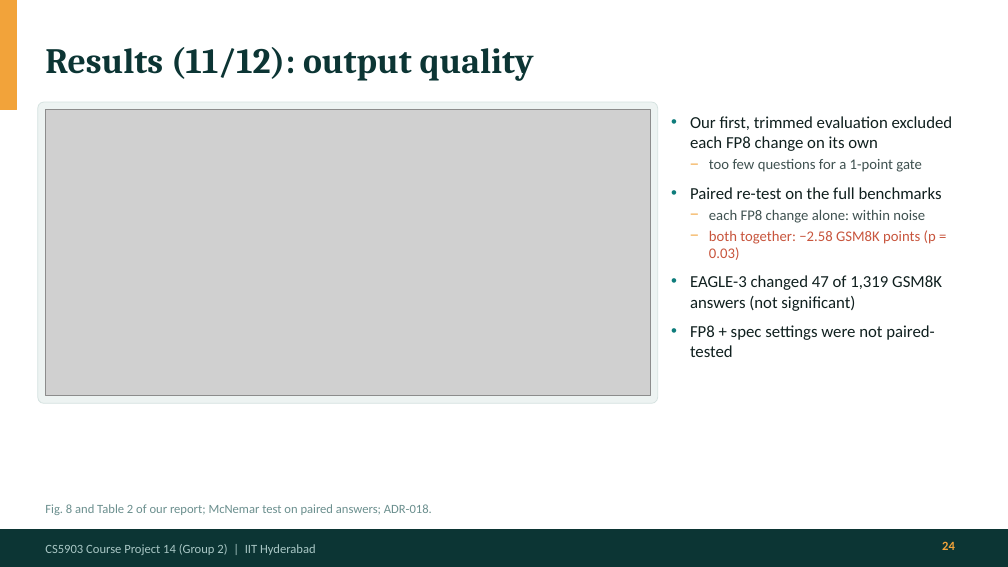
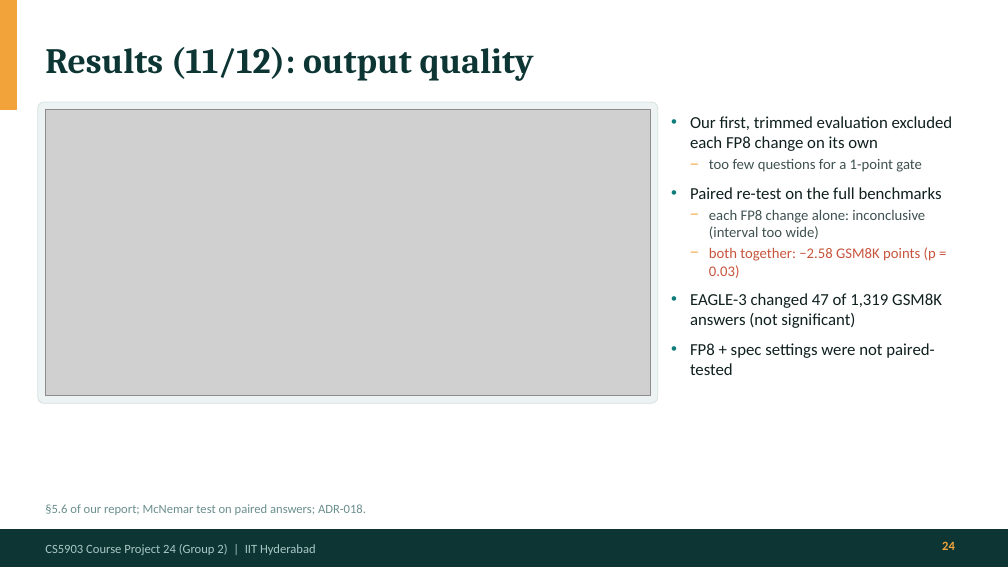
Before and after one commit to Panshul-Jindal/SpeedingUpLLMInference, a slide deck: slide 24 of docs/presentation/LLM_Serving_Final_Presentation.pptx. Drawn at 1008x567 pixels with LibreOffice and Linux fonts; fonts in the diff are those of the drawing; grey boxes stand for pictures. Boxes give left, top, right and bottom in pixels: in the first picture for what was removed or moved away, otherwise in the second. Text is boxed around its words. In the diff, an @@ line names an element or a change of style, - is before the commit and + after.

```diff
--- a/docs/presentation/LLM_Serving_Final_Presentation.pptx
+++ b/docs/presentation/LLM_Serving_Final_Presentation.pptx
@@ text at <box>709,209,925,239</box>: text changed @@
-  − each FP8 change alone: within noise
+  − each FP8 change alone: inconclusive (interval too wide)
@@ text at <box>45,504,366,515</box>: text changed @@
-Fig. 8 and Table 2 of our report; McNemar test on paired answers; ADR-018.
+§5.6 of our report; McNemar test on paired answers; ADR-018.
@@ text at <box>45,544,316,555</box>: text changed @@
-CS5903 Course Project 14 (Group 2) | IIT Hyderabad
+CS5903 Course Project 24 (Group 2) | IIT Hyderabad
```
Also in this commit, not shown: 27 other slides changed, 1 other file.
